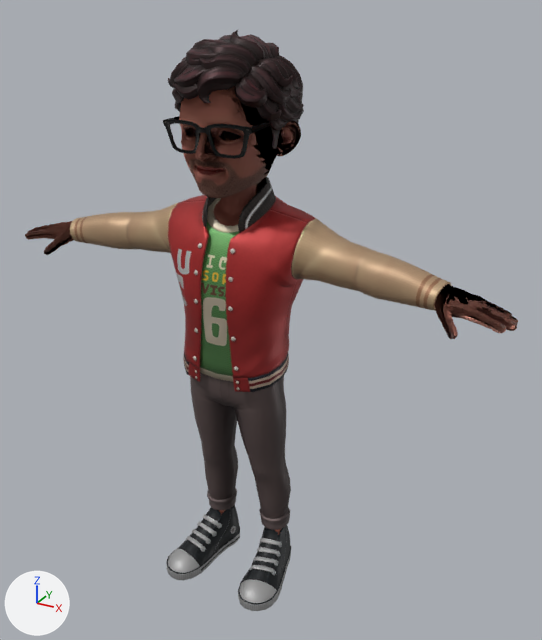
Two versions of the glTF model models/gltf/MaleLODA_Rig_V09_out/MaleLODA_Rig_V09.gltf, one commit apart.
The view is the same before and after, from a 50 mm camera at (1.14, -1.852, 1.894) aimed at (0.086, 0.066, 0.935). The lights are fixed; the arrows at lower left show +X, +Y and +Z. Where no turn or scale is listed for an object, it has been applied to the vertices.

Names of what the first picture shows: 'Basebody_Geo', 'HairTest', 'JacketTest_Jacket', 'ShoesTest_Shoes_L', 'ShoesTest_Shoes_R', 'SpecsTest_Specs', 'TShirtTest_Tshirt', 'TrouserTest_Trouser'.
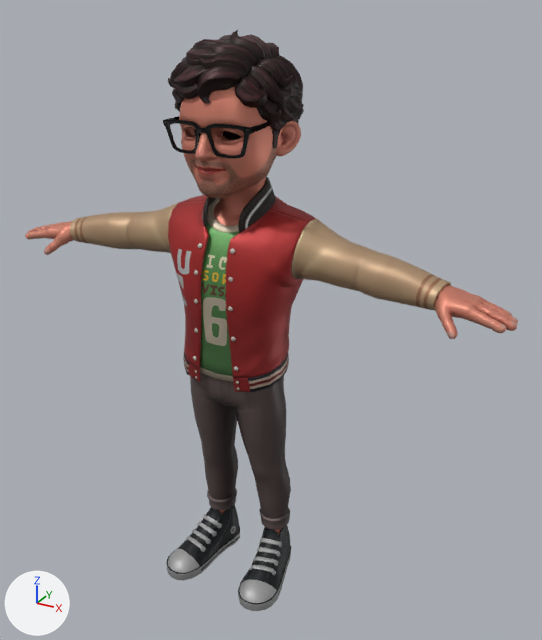
Boxes [x1, y1, x2, y2] around the edits, measured in the pictures (542 x 640 px):
'Basebody_Geo', surface changed: [25, 86, 518, 339] in both

Diff of the bpy script that builds the scene:
```diff
--- a/models/gltf/MaleLODA_Rig_V09_out/MaleLODA_Rig_V09.gltf.py
+++ b/models/gltf/MaleLODA_Rig_V09_out/MaleLODA_Rig_V09.gltf.py
@@ mat_face_body_mat @@
 n5 = _N.new('ShaderNodeTexImage'); n5.name = 'Image Texture.001'
-n5.image = img_file33
+n5.image = img_basebody_body_n_0_5k_png
 _L.new(n0.outputs[0], n1.inputs[0])  # 'BSDF' to 'Surface'
```
